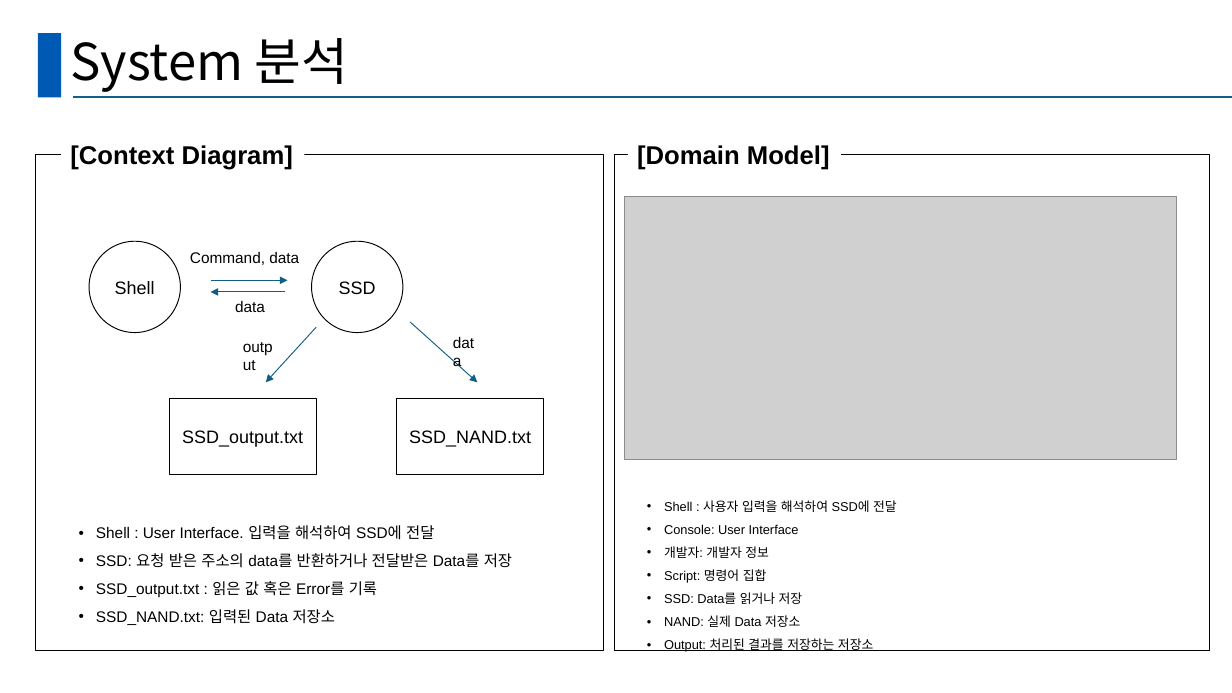
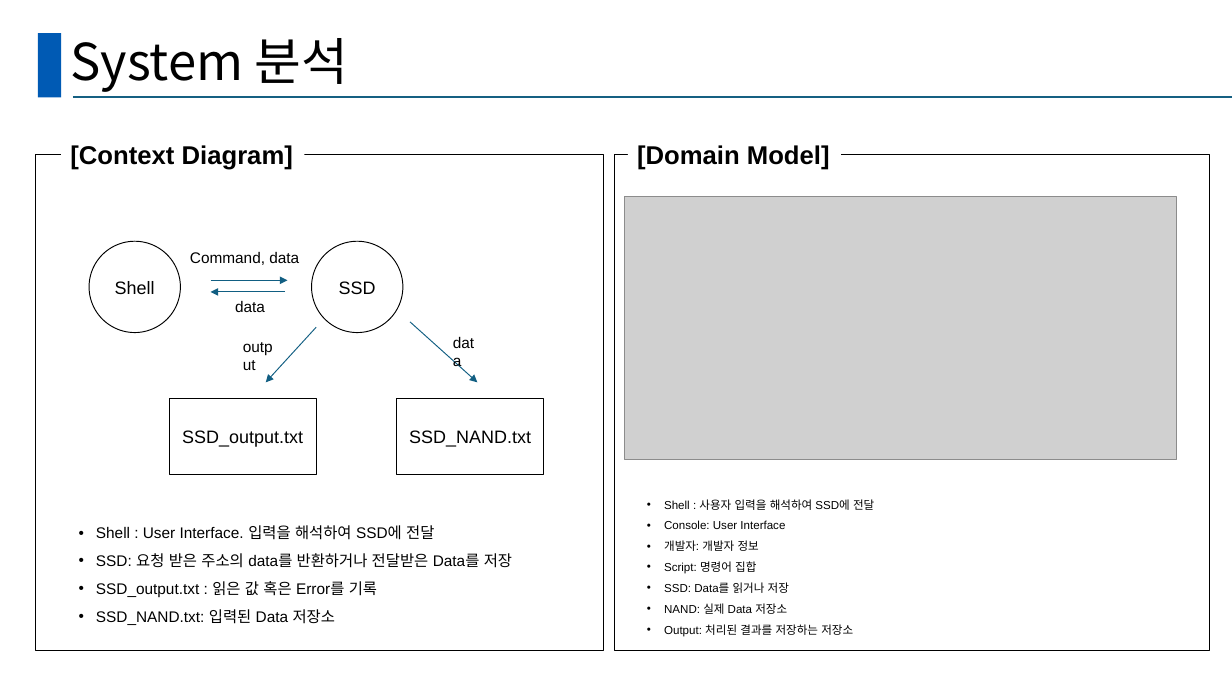
Before and after one commit to Hyominii/ssd, a slide deck: slide 4 of SSD_B_BestReviewer.pptx. Drawn at 1232x693 pixels with LibreOffice and Linux fonts; fonts in the diff are those of the drawing; grey boxes stand for pictures. Boxes give left, top, right and bottom in pixels: in the first picture for what was removed or moved away, otherwise in the second. Text is boxed around its words. In the diff, an @@ line names an element or a change of style, - is before the commit and + after.

```diff
--- a/SSD_B_BestReviewer.pptx
+++ b/SSD_B_BestReviewer.pptx
@@ text "Shell : 사용자 입력을 해석하여 ..." at (664,499,874,637): size 10 to 9 pt @@
```
Also in this commit, not shown: 7 other slides changed, 1 slide added.
